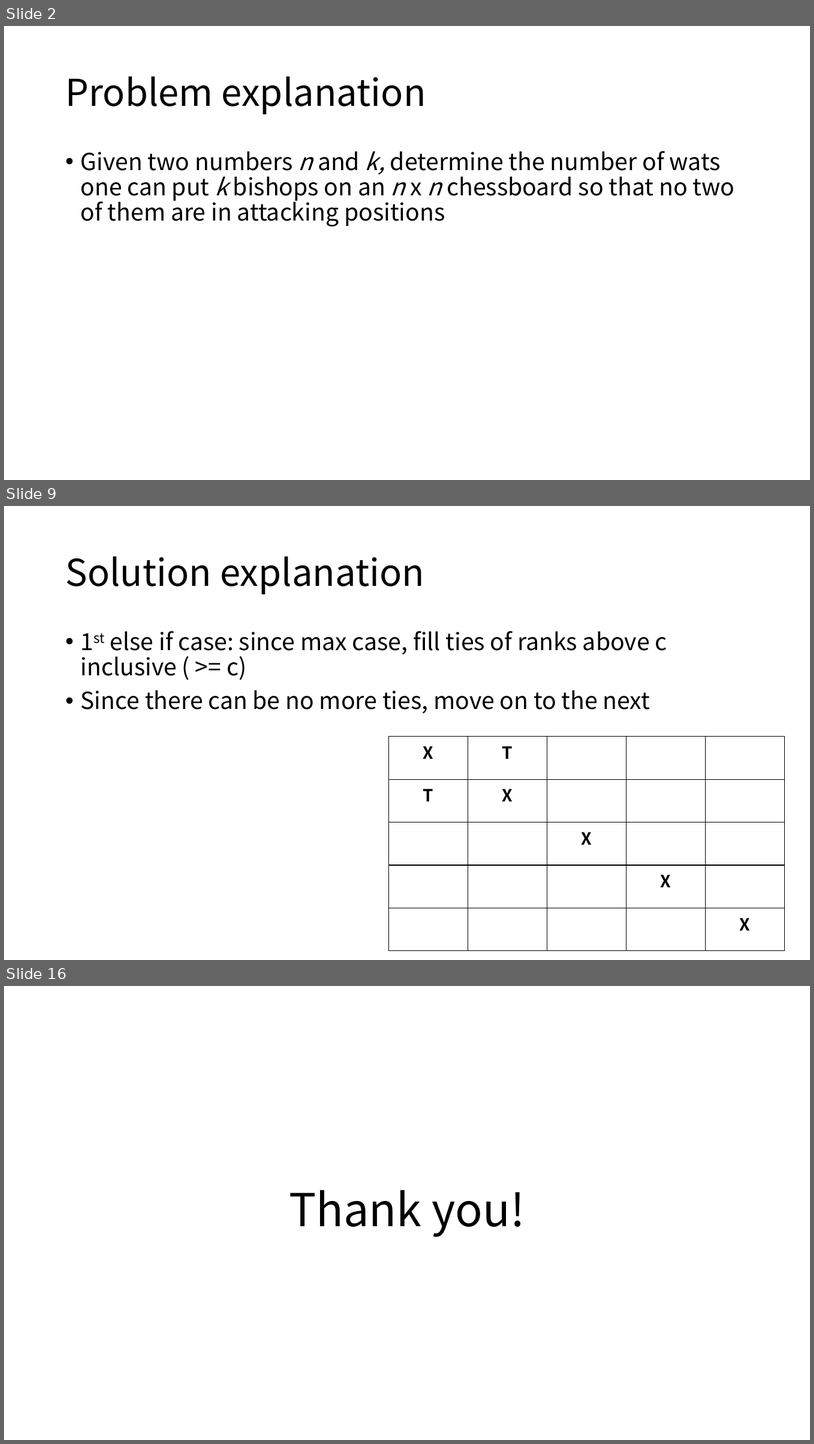
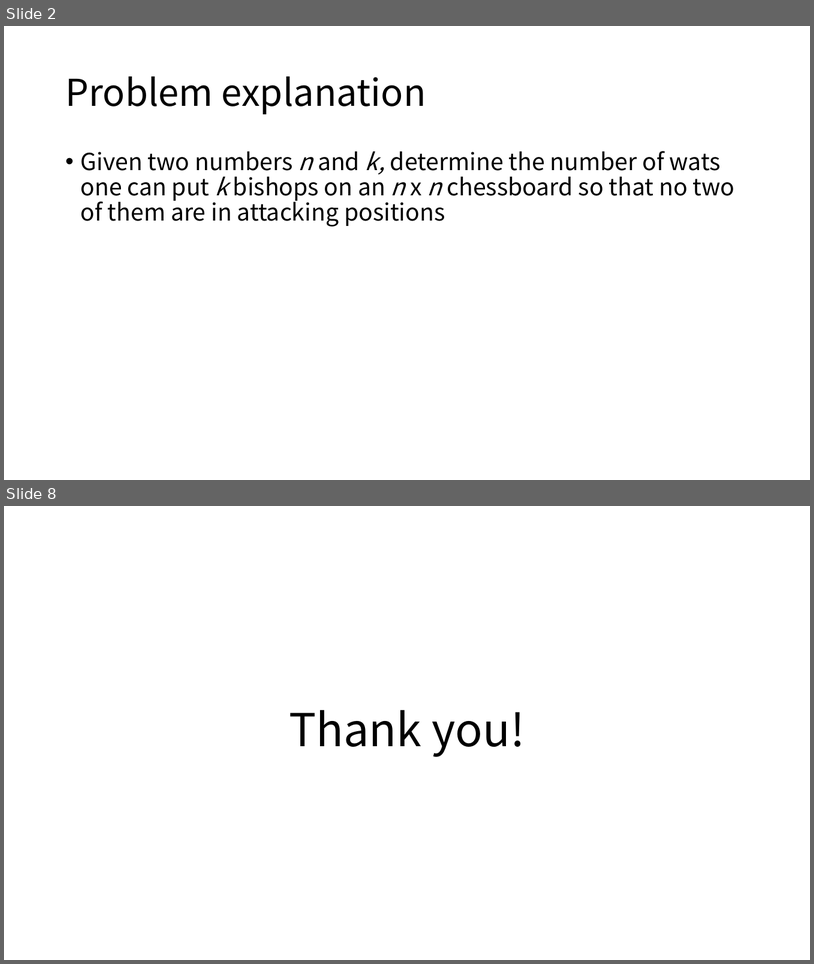
Before and after one commit to gdlee412/Problem-Solving-Techniques, a slide deck: 자료/Report template/Report for exercise or homework.pptx. Shown one above the other, each under a label of ours: slides 2, 9 and 16 before the commit, slides 2 and 8 after it; the slides between them are not shown. The pictures are 814x1444 and 814x964 pixels, drawn with LibreOffice and Linux fonts; fonts in the diff are those of the drawing. Boxes give left, top, right and bottom in pixels: in the first picture for what was removed or moved away, otherwise in the second. Text is boxed around its words. In the diff, an @@ line names an element or a change of style, - is before the commit and + after.

```diff
--- a/자료/Report template/Report for exercise or homework.pptx
+++ b/자료/Report template/Report for exercise or homework.pptx
@@ slide 9 removed at bbox=[4, 506, 810, 960], background #FFFFFF @@
@@ title removed at bbox=[65, 556, 425, 594] @@
-Solution explanation
@@ text removed at bbox=[81, 631, 667, 713] @@
-• 1st else if case: since max case, fill ties of ranks above c inclusive ( >= c)
-• Since there can be no more ties, move on to the next
@@ table removed at bbox=[389, 736, 785, 951], 5 rows, 5 columns @@
-X | T |  |  | 
-T | X |  |  | 
- |  | X |  | 
- |  |  | X | 
- |  |  |  | X
@@ what was slide 16 is now slide 8 @@
```
Also in this commit, not shown: 1 slide changed, 4 slides added, 11 other slides removed, 1 other file.
